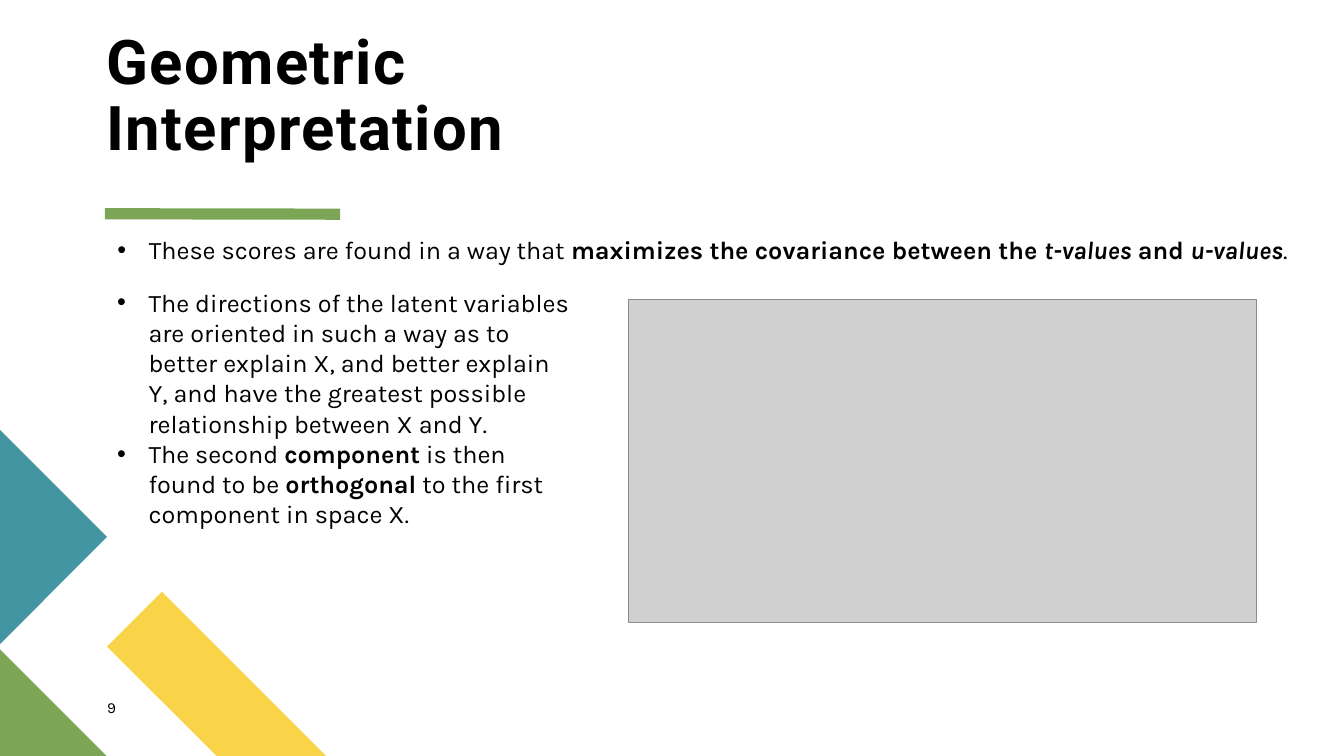
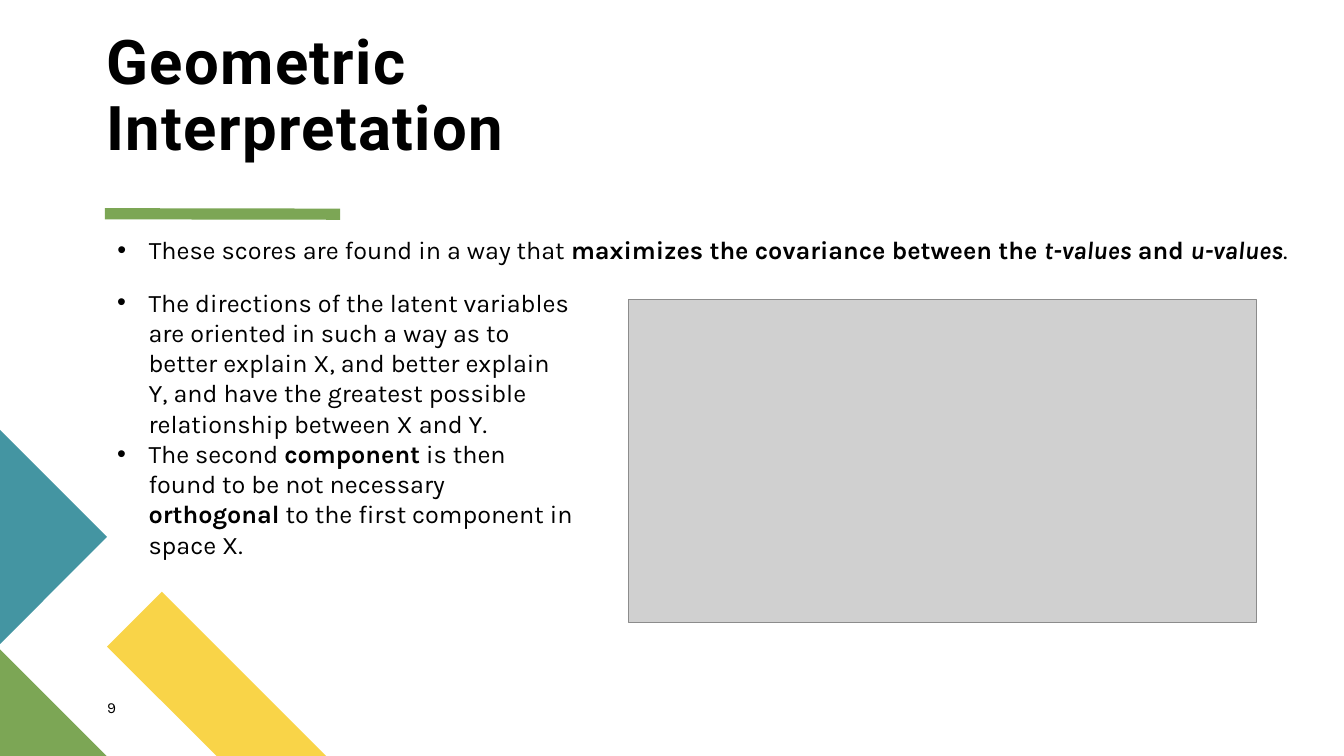
Before and after one commit to nicola98zambelli/PLS-for-fault-detection, a slide deck: slide 9 of Doc/PLS_ALES.pptx. Drawn at 1344x756 pixels with LibreOffice and Linux fonts; fonts in the diff are those of the drawing; grey boxes stand for pictures. Boxes give left, top, right and bottom in pixels: in the first picture for what was removed or moved away, otherwise in the second. Text is boxed around its words. In the diff, an @@ line names an element or a change of style, - is before the commit and + after.

```diff
--- a/Doc/PLS_ALES.pptx
+++ b/Doc/PLS_ALES.pptx
@@ text at bbox=[149, 445, 573, 560]: text changed @@
-• The second component is then found to be orthogonal to the first component in space X.
+• The second component is then found to be not necessary orthogonal to the first component in space X.
```
Also in this commit, not shown: 5 other slides changed, 1 other file.
